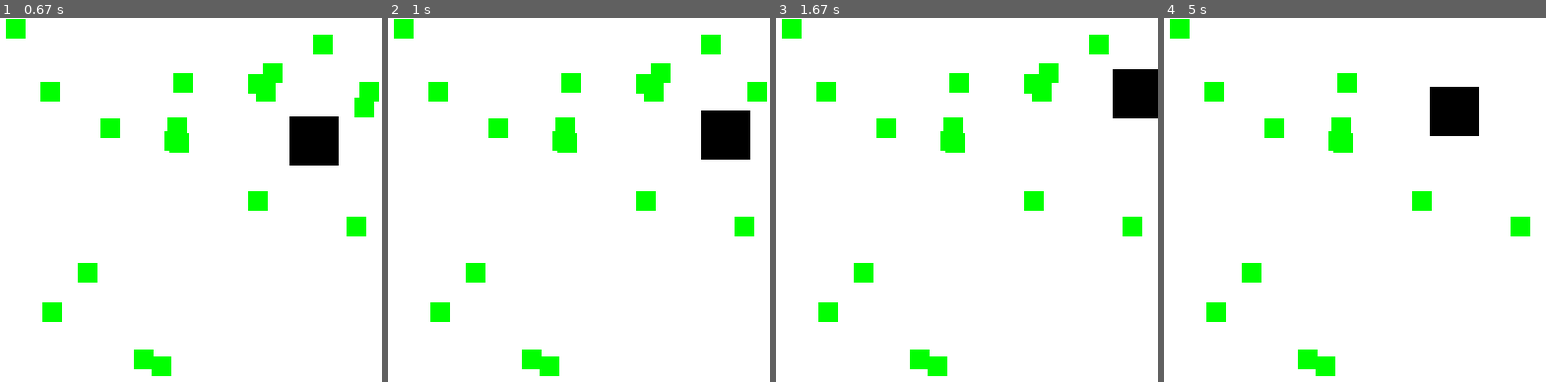
Above: before the commit, frames 1-4 (left to right).
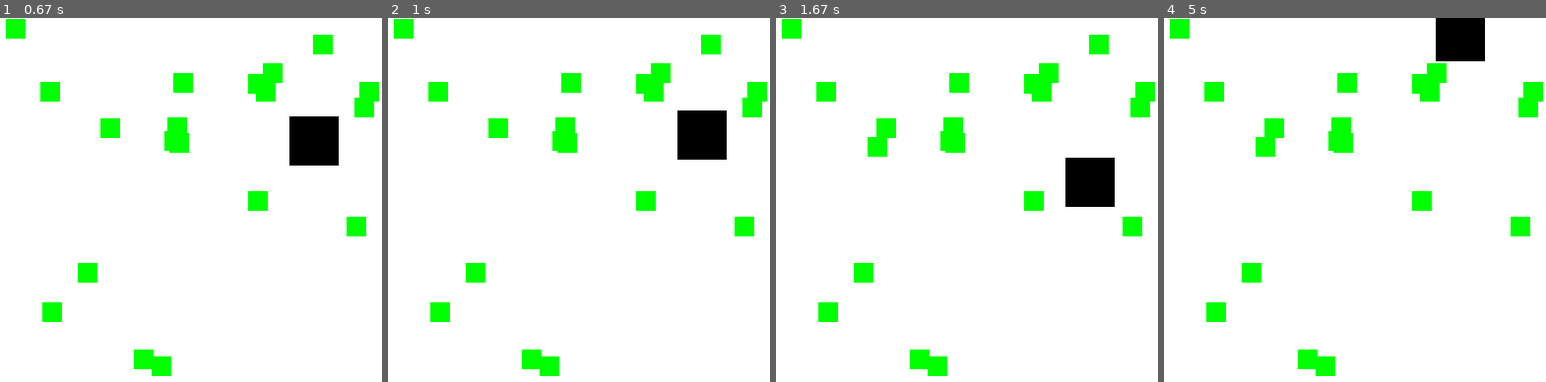
Above: after the commit, the same moments.

Repository: JeremiahTee/python-games-sweigart
Game: pygame game, started from collisionDetection.py
Same seed, same stepped clock (60 frames per second), same inputs: the game is played once before the commit and once after it.
Inputs (mouse positions are in pixels of both pictures, inside the frame that each line leads up to):
- Up to frame 1 (0.67 s): hold Right from 0.33 s (still down)
- Up to frame 2 (1 s): release Right at 0.8 s; hold X from 0.83 s (still down); hold Up from 0.83 s (still down)
- Up to frame 3 (1.67 s): release X at 1.35 s; release Up at 1.35 s; press the mouse at (1089, 181) at 1.42 s; move the mouse to (978, 159) at 1.52 s; release the mouse at (867, 138) at 1.65 s
- Up to frame 4 (5 s): hold Up 2.02-2.32 s; hold D 2.35-2.93 s; hold Left 2.97-3.62 s; hold S 3.65-4.33 s; tap X at 3.72, 4.43 s; hold Left from 4.37 s (still down)

Frame 1 is identical in both runs. In frame 2, 1.9% of the frame differs, in the area x 75-98%, y 21-39%; in frame 3, 3.6%; in frame 4, 4.7%, in the area x 23-100%, y 0-39%.

Commit message:
fixed indendation, TypeError

Diff:
--- a/collisionDetection.py
+++ b/collisionDetection.py
@@ -40,6 +40,7 @@
         if event.type == QUIT:
             pygame.quit()
             sys.exit()
+
         if event.type == KEYDOWN:
             # Change the keyboard variables
             if event.key == K_LEFT or event.key == K_a:
@@ -54,24 +55,25 @@
             if event.key == K_DOWN or event.key == K_s:
                 moveUp = False
                 moveDown = True
-            if event.key == KEYUP:
-                if event.key == K_ESCAPE:
-                    pygame.quit()
-                    sys.exit()
-                if event.key == K_LEFT or event.key == K_a:
-                    moveLeft = False
-                if event.key == K_RIGHT or event.key == K_d:
-                    moveRight = False
-                if event.key == K_UP or event.key == K_w:
-                    moveUp = False
-                if event.key == K_DOWN or event.key == K_s:
-                    moveDown = False
-                if event.key == K_x:
-                    player.top = random.randint(0, WINDOW_HEIGHT - player.height)
-                    player.bottom = random.randint(0, WINDOW_WIDTH - player.width)
 
-            if event.type == MOUSEBUTTONUP:
-                foods.appends(pygame.Rect(event.pos[0], event.pos[1], FOOD_SIZE, FOOD_SIZE))
+        if event.type == KEYUP:
+            if event.key == K_ESCAPE:
+                pygame.quit()
+                sys.exit()
+            if event.key == K_LEFT or event.key == K_a:
+                moveLeft = False
+            if event.key == K_RIGHT or event.key == K_d:
+                moveRight = False
+            if event.key == K_UP or event.key == K_w:
+                moveUp = False
+            if event.key == K_DOWN or event.key == K_s:
+                moveDown = False
+            if event.key == K_x:
+                player.top = random.randint(0, WINDOW_HEIGHT - player.height)
+                player.bottom = random.randint(0, WINDOW_WIDTH - player.width)
+
+        if event.type == MOUSEBUTTONUP:
+            foods.append(pygame.Rect(event.pos[0], event.pos[1], FOOD_SIZE, FOOD_SIZE))
 
         foodCounter += 1
         if foodCounter >= NEW_FOOD:
@@ -107,4 +109,4 @@
 
         # Draw the window onto the screen
         pygame.display.update()
-        mainClock.tick(40)
+        mainClock.tick(60)
